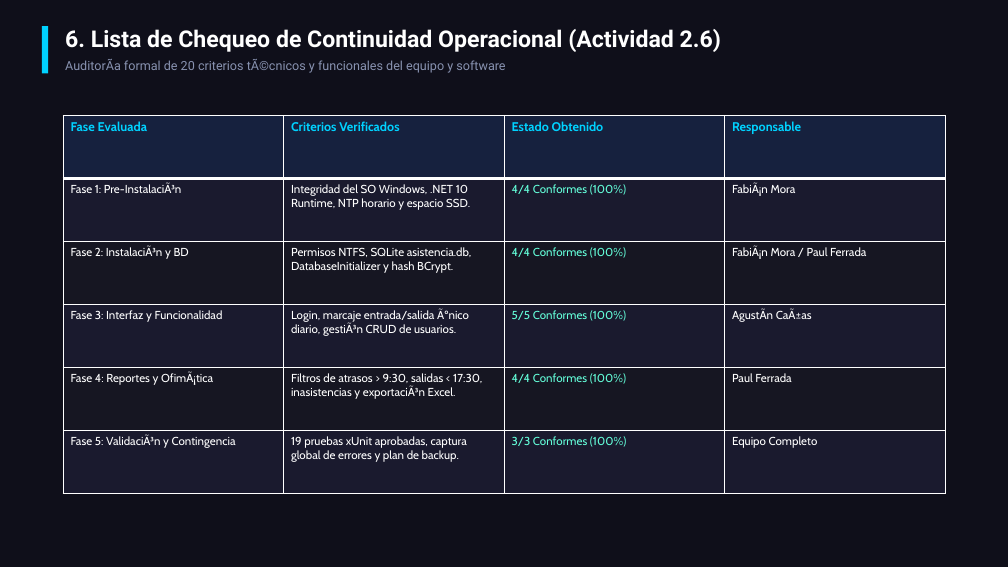
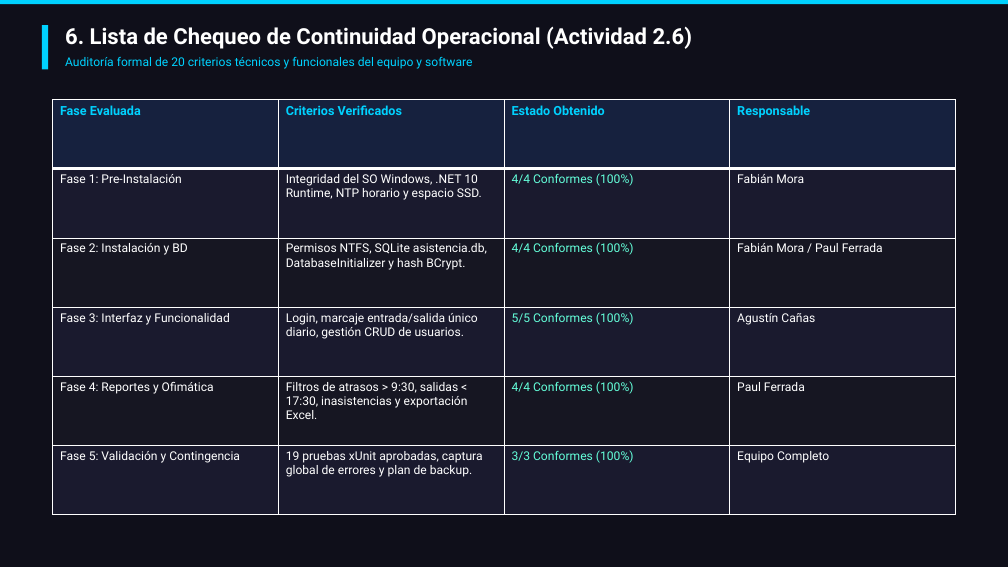
Before and after one commit to swrmm/SoftwareIntegracion, a slide deck: slide 7 of Documentos Proyecto/Presentacion_Etapa_2_Semana_11.pptx. Drawn at 1008x567 pixels with LibreOffice and Linux fonts; fonts in the diff are those of the drawing. Boxes give left, top, right and bottom in pixels: in the first picture for what was removed or moved away, otherwise in the second. Text is boxed around its words. In the diff, an @@ line names an element or a change of style, - is before the commit and + after.

```diff
--- a/Documentos Proyecto/Presentacion_Etapa_2_Semana_11.pptx
+++ b/Documentos Proyecto/Presentacion_Etapa_2_Semana_11.pptx
@@ rectangle added at [0,0,1008,5], fill #00D2FF @@
@@ rectangle: place and size @@
-rectangle at [42,26,48,73]
+rectangle at [42,25,48,69]
@@ text "6. Lista de Chequeo de ..." at [65,26,692,49]: size 22 to 21 pt @@
@@ text at [65,57,472,69]: text changed; size 12 to 11.5 pt; text colour #8892B0 to #00D2FF @@
-AuditorÃa formal de 20 criterios tÃ©cnicos y funcionales del equipo y software
+Auditoría formal de 20 criterios técnicos y funcionales del equipo y software
@@ table at [52,100,957,515] @@
-row 2, column 1: Fase 1: Pre-InstalaciÃ³n
+row 2, column 1: Fase 1: Pre-Instalación
-row 2, column 4: FabiÃ¡n Mora
+row 2, column 4: Fabián Mora
-row 3, column 1: Fase 2: InstalaciÃ³n y BD
+row 3, column 1: Fase 2: Instalación y BD
-row 3, column 4: FabiÃ¡n Mora / Paul Ferrada
+row 3, column 4: Fabián Mora / Paul Ferrada
-row 4, column 2: Login, marcaje entrada/salida Ãºnico diario, gestiÃ³n CRUD de usuarios.
+row 4, column 2: Login, marcaje entrada/salida único diario, gestión CRUD de usuarios.
-row 4, column 4: AgustÃn CaÃ±as
+row 4, column 4: Agustín Cañas
-row 5, column 1: Fase 4: Reportes y OfimÃ¡tica
+row 5, column 1: Fase 4: Reportes y Ofimática
-row 5, column 2: Filtros de atrasos > 9:30, salidas < 17:30, inasistencias y exportaciÃ³n Excel.
+row 5, column 2: Filtros de atrasos > 9:30, salidas < 17:30, inasistencias y exportación Excel.
-row 6, column 1: Fase 5: ValidaciÃ³n y Contingencia
+row 6, column 1: Fase 5: Validación y Contingencia
@@ font Cabin to Roboto in "Fase Evaluada", "Criterios Verificados", "Estado Obtenido", "Responsable" and 11 more places @@
@@ size 11 to 11.5 pt in "Integridad del SO Windows, .NET 10 Runtime, ...", "4/4 Conformes (100%)", "Permisos NTFS, SQLite asistencia.db, DatabaseInitializer y h ...", "4/4 Conformes (100%)" and 7 more places @@
@@ table: place and size @@
-table at [63,116,946,494]
+table at [52,100,957,515]
```
Also in this commit, not shown: 7 other slides changed, 4 other files.
